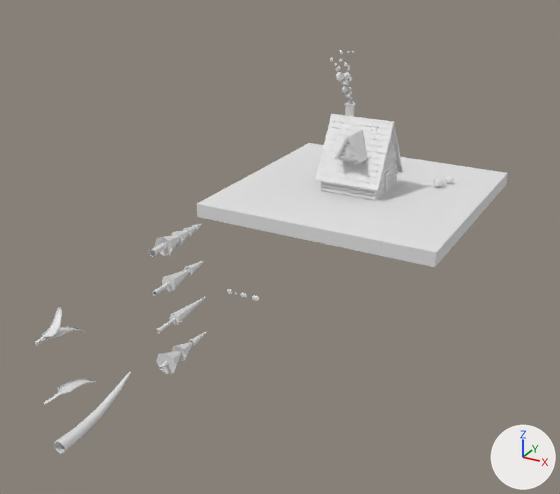
The Blender file blender-3.6/scene/house-2.blend as it was, and as the next commit left it.
Before and after are seen from a 50 mm camera at (10.6, -25.3, 8.5) aimed at (0.5, -7.0, -0.6). The axes (+X, +Y, +Z) are drawn at lower right. The lights are the same throughout.

Names of what the first picture shows: 'Cylinder', 'Grass.001', 'Grass.002', 'Grass.003', 'Plane.001', 'Plane.002', 'Roof.003', 'Roof.005', 'Tree.001', 'Tree.002', 'Tree.003', 'Tree.004'.
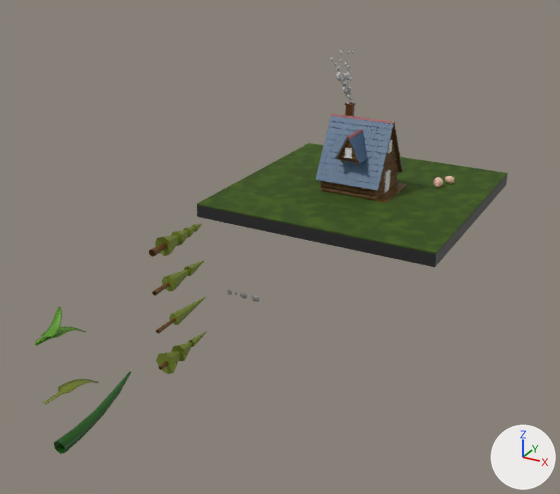
Pixel boxes [x1, y1, x2, y2] of what changed, in the pictures (560 x 494 px):
'Roof.005', recoloured (white to blue): [315, 116, 403, 190] in both
'Cylinder', recoloured (grey to brown): [320, 135, 398, 201] in both
'Grass.001', recoloured (white to green): [54, 371, 131, 454] in both
'Grass.003', recoloured (white to green): [35, 307, 86, 346] in both
'Roof.003', recoloured (grey to blue): [335, 131, 368, 163] in both
'Grass.002', recoloured (white to green): [43, 379, 98, 404] in both
'Plane.001', recoloured (grey to brown): [374, 183, 408, 203] in both
part 1 of me_plane_002, built on: [197, 173, 508, 267] in both
part 2 of me_plane_002, recoloured (white to green): [197, 143, 507, 252] in both
part 3 of me_circle_003, recoloured (grey to green): [156, 331, 207, 374] in both
part 4 of me_circle_003, recoloured: [158, 361, 168, 370] in both
part 5 of me_circle_002, recoloured (grey to green): [169, 297, 206, 325] in both
part 6 of me_circle_002, recoloured: [156, 318, 176, 333] in both
part 7 of me_circle_001, recoloured (grey to green): [162, 261, 204, 292] in both
part 8 of me_circle_001, recoloured: [152, 282, 170, 296] in both
part 9 of me_circle, recoloured (grey to green): [155, 224, 202, 256] in both
part 10 of me_circle, recoloured: [149, 243, 167, 257] in both

The change, as a list of edits to the scene's bpy script:
```text
Add mat_material_014:
    mat_material_014 = principled_material('Material.014')
    mat_material_014.base_color = (0.158, 0.208, 0.0182)  # green #6f7e25
Add mat_material_015:
    mat_material_015 = principled_material('Material.015')
    mat_material_015.base_color = (0.128, 0.0553, 0.00505)  # brown #644210
Add mat_material_001:
    mat_material_001 = bpy.data.materials.new('Material.001')
    # nodes: BsdfPrincipled, OutputMaterial, TexNoise, ValToRGB
    # colours: brown #563404, brown #6d502a
Add mat_material_006:
    mat_material_006 = bpy.data.materials.new('Material.006')
    # nodes: BsdfPrincipled, OutputMaterial, TexVoronoi, ValToRGB
    # colours: dark green #425f00, dark green #304b00
Change me_cylinder:
    where me_cylinder.from_pydata(...)  # 1304 vertices, 928 faces; spans x -2.09..0.08, y -1.3..1.09, z -0.08..2.42
    add me_cylinder.materials.append(mat_material_001)
Change me_plane_001:
    where me_plane_001.from_pydata(...)  # 88 vertices, 66 faces; spans x -0.23..0.23, y -0.1..2.09, z -0.03..0.0
    add me_plane_001.materials.append(mat_material_007)  # brown #674715
Change me_plane_002:
    used by ob_plane_002; location = (0.06, 0.0, -1.0); scale = (4.35, 4.35, 4.35)
    remove me_plane_002.from_pydata(...)  # 1352 vertices, 1350 faces; spans x -1.0..1.0, y -1.0..1.0, z -0.11..0.0
    add me_plane_002.from_pydata(...)  # 1452 vertices, 1450 faces; spans x -1.0..1.0, y -1.0..1.0, z -0.11..0.0
    me_plane_002 part 1
    100 faces are deleted
    100 vertices are added at x -1.0..1.0, y -1.0..1.0, z -0.01
    100 new faces join them, mat_material_006
    100 new faces join them, mat_material_013 (black #252525)
    me_plane_002 part 2: 625 faces spanning x -1.0..1.0, y -1.0..1.0, z 0.0 switch from no material to mat_material_006
    add me_plane_002.materials.append(mat_material_013)  # black #252525
Change me_plane_007:
    where me_plane_007.from_pydata(...)  # 1080 vertices, 960 faces; spans x -0.082..0.894, y -0.791..0.135, z -0.864..0.024
    add me_plane_007.materials.append(mat_material_011)  # blue #4f6b88
Change me_plane:
    where me_plane.from_pydata(...)  # 5148 vertices, 4576 faces; spans x -2.03..0.08, y -1.83..0.12, z -2.18..0.02
    add me_plane.materials.append(mat_material_011)  # blue #4f6b88
Change me_circle_003:
    where me_circle_003.from_pydata(...)  # 64 vertices, 56 faces; spans x -0.28..0.28, y 0.0..1.89, z -0.28..0.28
    me_circle_003 part 3: all 48 faces centred in x -0.14..0.14, y 0.23..1.56, z -0.14..0.14 switch from no material to mat_material_014 (green #6f7e25)
    me_circle_003 part 4: all 8 faces centred in x -0.04..0.04, y 0.12, z -0.04..0.04 switch from no material to mat_material_015 (brown #644310)
Change me_circle_002:
    where me_circle_002.from_pydata(...)  # 32 vertices, 24 faces; spans x -0.15..0.15, y 0.0..1.9, z -0.15..0.15
    me_circle_002 part 5: all 16 faces centred in x -0.08..0.08, y 0.63..1.26, z -0.08..0.08 switch from no material to mat_material_014 (green #6f7e25)
    me_circle_002 part 6: all 8 faces centred in x -0.04..0.04, y 0.31, z -0.04..0.04 switch from no material to mat_material_015 (brown #644310)
Change me_circle_001:
    where me_circle_001.from_pydata(...)  # 48 vertices, 40 faces; spans x -0.19..0.19, y 0.0..1.89, z -0.19..0.19
    me_circle_001 part 7: all 32 faces centred in x -0.1..0.1, y 0.52..1.58, z -0.1..0.1 switch from no material to mat_material_014 (green #6f7e25)
    me_circle_001 part 8: all 8 faces centred in x -0.04..0.04, y 0.26, z -0.04..0.04 switch from no material to mat_material_015 (brown #644310)
Change me_circle:
    where me_circle.from_pydata(...)  # 80 vertices, 72 faces; spans x -0.23..0.23, y 0.0..1.87, z -0.23..0.23
    me_circle part 9: all 64 faces centred in x -0.13..0.13, y 0.43..1.72, z -0.13..0.13 switch from no material to mat_material_014 (green #6f7e25)
    me_circle part 10: all 8 faces centred in x -0.06..0.06, y 0.23, z -0.06..0.06 switch from no material to mat_material_015 (brown #644310)
Change me_circle_004:
    where me_circle_004.from_pydata(...)  # 30 vertices, 24 faces; spans x -0.13..0.13, y 0.0..2.22, z -0.15..0.48
    add me_circle_004.materials.append(mat_material_002)  # dark green #155307
Change me_plane_011:
    where me_plane_011.from_pydata(...)  # 56 vertices, 54 faces; spans x -1.32..1.21, y -0.02..3.05, z -0.75..0.03
    add me_plane_011.materials.append(mat_material_003)  # green #707e1a
Change me_plane_012:
    where me_plane_012.from_pydata(...)  # 112 vertices, 108 faces; spans x -1.32..1.32, y -0.02..2.65, z -0.75..0.88
    add me_plane_012.materials.append(mat_material_004)  # green #528f0a
```
